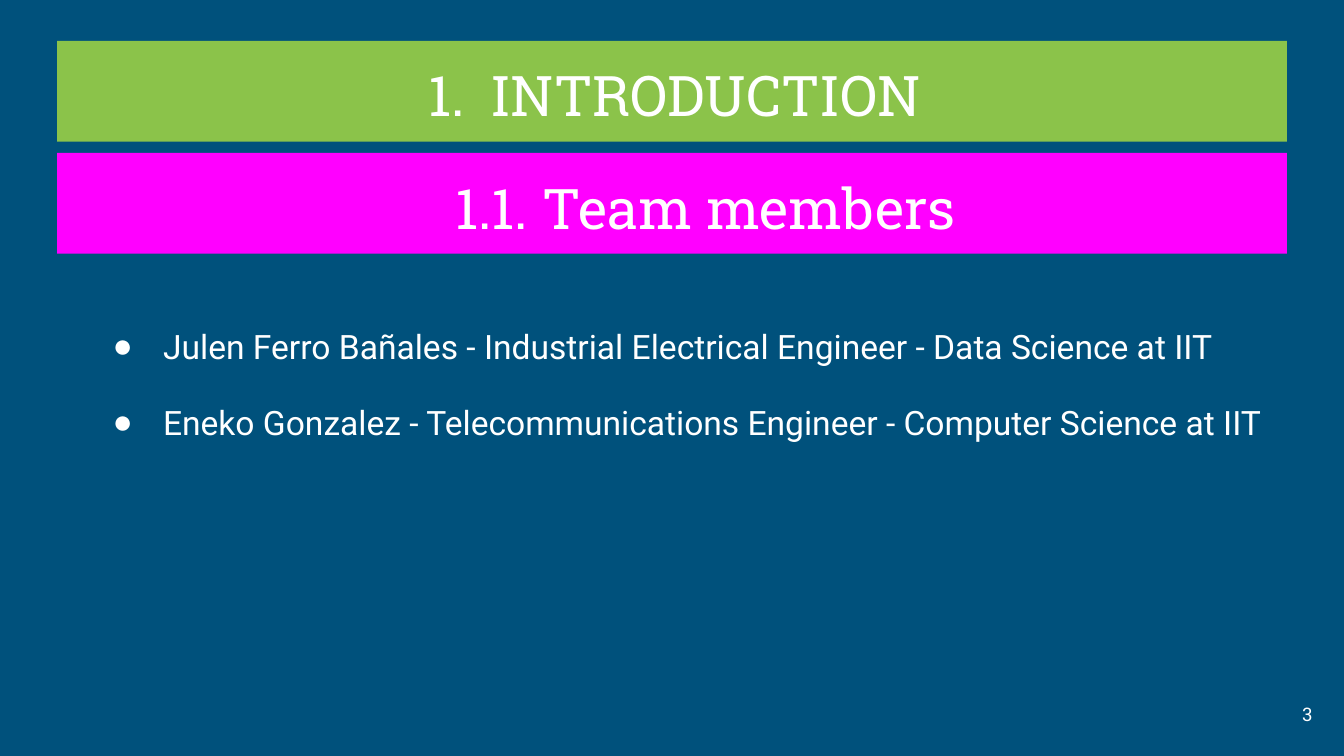
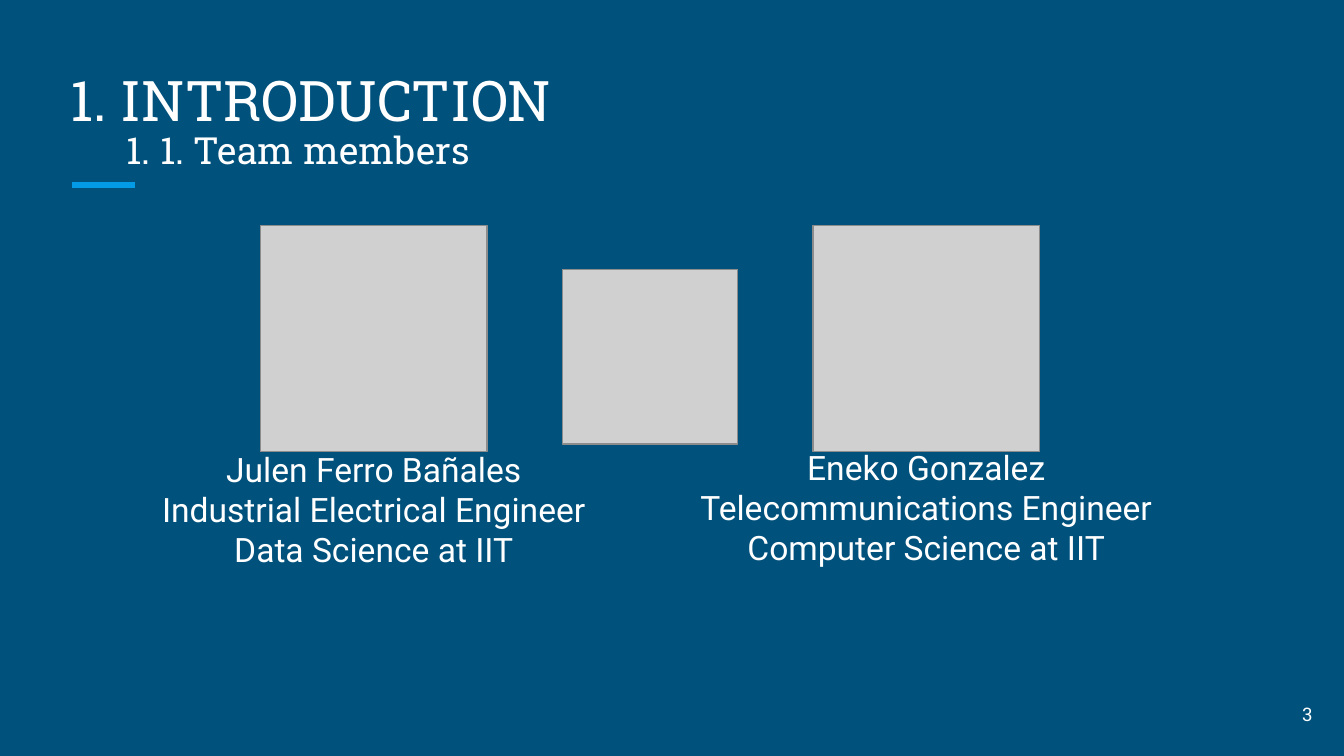
Before and after one commit to ferriitoo/CS584-Machine-Learning, a slide deck: slide 3 of project/CS584-ML-Project.pptx. Drawn at 1344x756 pixels with LibreOffice and Linux fonts; fonts in the diff are those of the drawing; grey boxes stand for pictures. Boxes give left, top, right and bottom in pixels: in the first picture for what was removed or moved away, otherwise in the second. Text is boxed around its words. In the diff, an @@ line names an element or a change of style, - is before the commit and + after.

```diff
--- a/project/CS584-ML-Project.pptx
+++ b/project/CS584-ML-Project.pptx
@@ title "1. INTRODUCTION": place and size @@
-title "1. INTRODUCTION" at [56,40,1286,141]
+title "1. INTRODUCTION" at [70,80,552,122]
@@ title "1. INTRODUCTION" at [70,80,552,122]: fill #8BC34A to none @@
@@ title at [70,80,552,122]: text changed @@
-1. INTRODUCTION
+1. INTRODUCTION
@@ text "1. 1. Team members": place and size @@
-text "1. 1. Team members" at [56,153,1286,254]
+text "1. 1. Team members" at [126,135,470,165]
@@ text "1. 1. Team members" at [126,135,470,165]: fill #FF00FF to none @@
@@ text at [126,135,470,165]: text changed; size 30 to 20 pt @@
-1.1. Team members
+1. 1. Team members
@@ line added from (73, 185) to (134, 185), #039BE5 3 pt @@
@@ picture added at [261,226,488,453] @@
@@ picture added at [813,226,1040,453] @@
@@ picture added at [563,269,738,444] @@
@@ text removed at [163,333,1261,442] @@
-● Julen Ferro Bañales - Industrial Electrical Engineer - Data Science at IIT
-● Eneko Gonzalez - Telecommunications Engineer - Computer Science at IIT
@@ text added at [700,449,1152,567], 18 pt, text #FFFFFF @@
+Eneko Gonzalez Telecommunications Engineer
+Computer Science at IIT
@@ text added at [162,451,585,563], 18 pt, text #FFFFFF @@
+Julen Ferro Bañales
+Industrial Electrical Engineer
+Data Science at IIT
```
Also in this commit, not shown: 9 other slides changed, 8 slides added, 6 slides removed, 1 other file.
